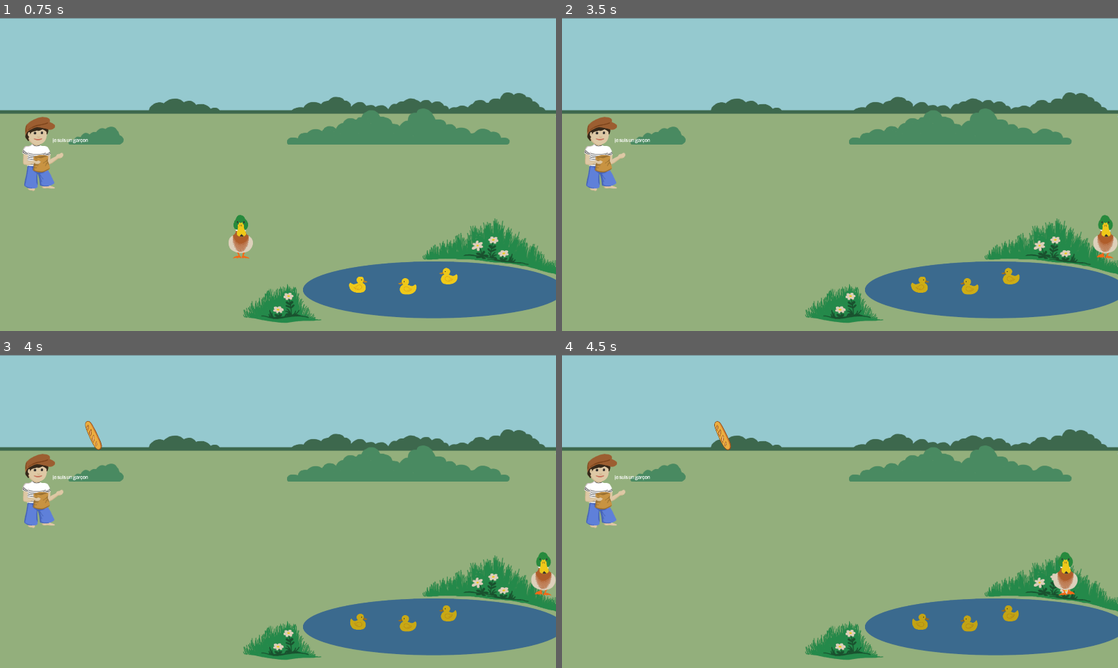
Above: before the commit, frames 1-4 (two rows, left to right).
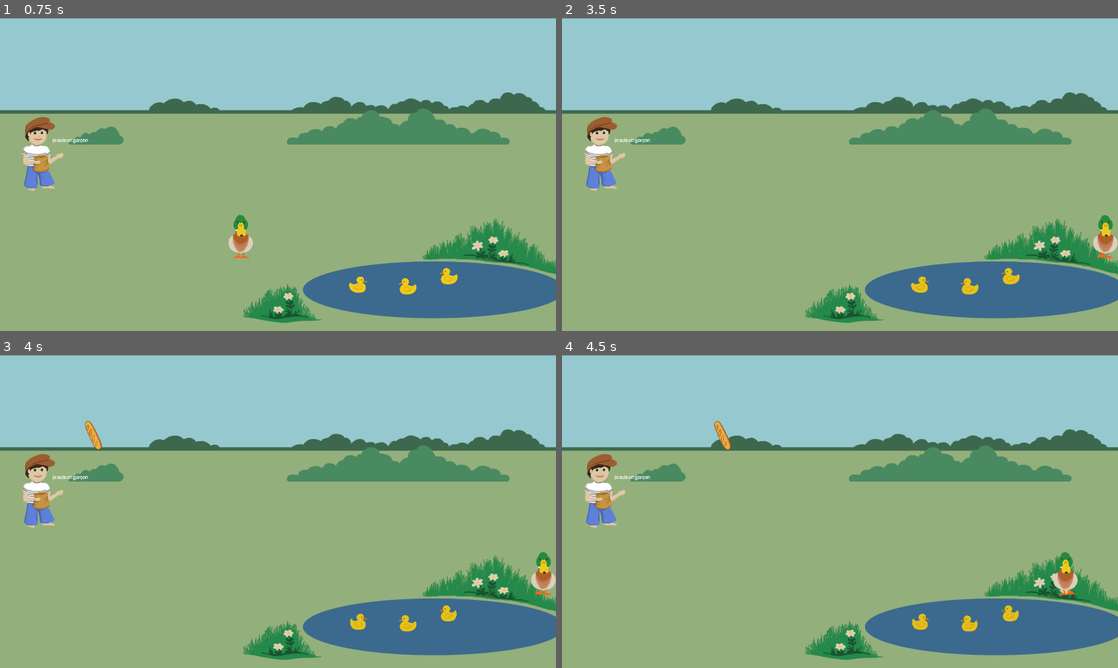
Above: after the commit, the same moments.

Repository: baguette-ballett/baguette-ballett
Game: Godot game, scene res://scenes/intro/intro.tscn
Two runs of this game, one before a commit and one after it. Both use one fixed random seed, a clock stepped at 60 frames per second and the inputs below.
Inputs:
- Up to frame 1 (0.75 s): click "Start" at 0.5 s
- Up to frame 2 (3.5 s): tap Enter (ui_accept) at 1.25, 1.35, 1.52, 1.82, 2.1, 2.27, 2.57, 2.85 s; hold Right (ui_right) 1.28-2.03 s; hold Down (ui_down) 2.03-2.78 s; hold Right (ui_right) from 2.78 s (still down)
- Up to frame 3 (4 s): keep holding Right (ui_right); tap Enter (ui_accept) at 3.6, 3.77 s
- Up to frame 4 (4.5 s): tap Enter (ui_accept) at 4.07, 4.35 s; release Right (ui_right) at 4.28 s; hold Left (ui_left) from 4.28 s (still down)

Frame 1 is identical in both runs. In frame 2, 0.2% of the frame differs, in the area x 62-83%, y 80-89%; in frame 3, 0.3%; in frame 4, 0.3%, in the area x 63-83%, y 80-89%.

Commit message:
Take a little bit more time for the ducks to die

Diff:
--- a/scenes/level/level.gd
+++ b/scenes/level/level.gd
@@ -51,9 +51,9 @@
 	if Globals.d3LiveLeft < 0:
 		d3.rotation = PI
 		d3.stop()
-	Globals.d1LiveLeft -= 1
-	Globals.d2LiveLeft -= 1
-	Globals.d3LiveLeft -= 1
+	Globals.d1LiveLeft -= 0.25
+	Globals.d2LiveLeft -= 0.25
+	Globals.d3LiveLeft -= 0.25
 
 
 func _on_game_end_timer_timeout():
